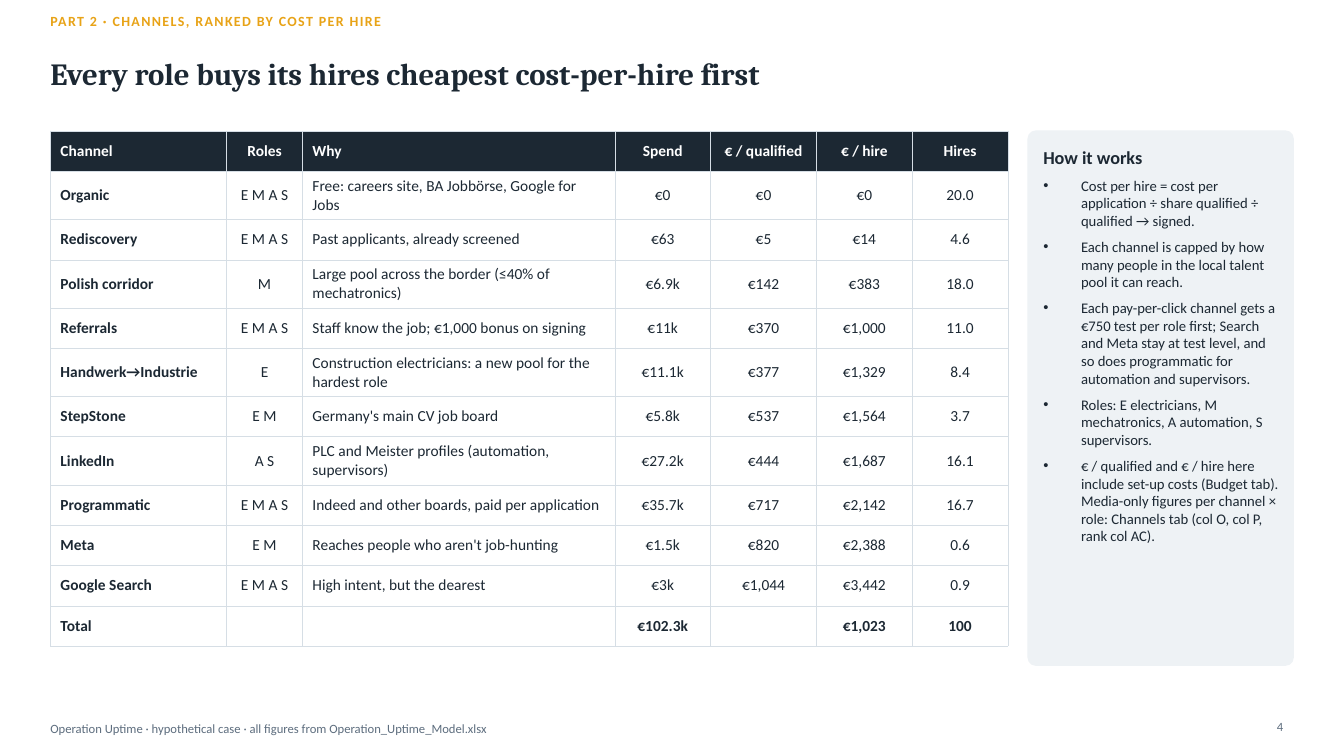
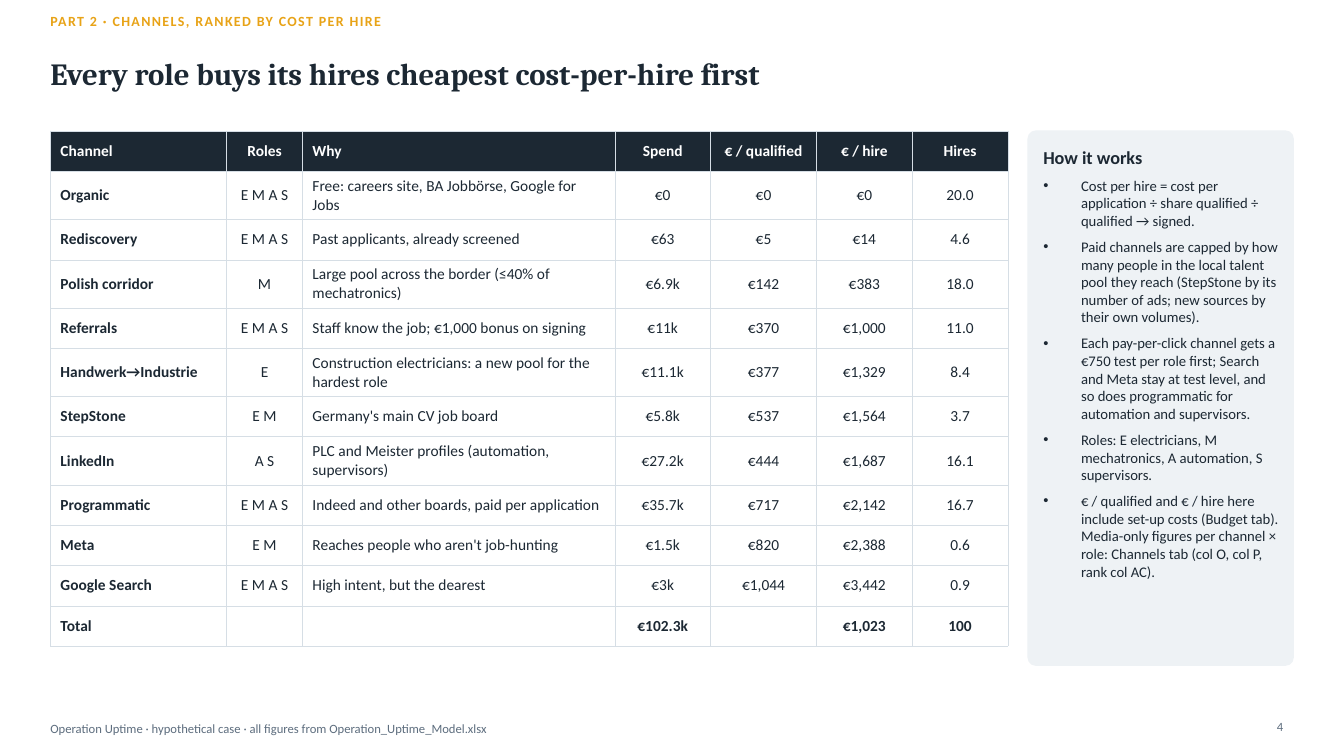
Before and after one commit to Anurag160596/haystack, a slide deck: slide 4 of operation_uptime/Operation_Uptime_Deck.pptx. Drawn at 1344x756 pixels with LibreOffice and Linux fonts; fonts in the diff are those of the drawing. Boxes give left, top, right and bottom in pixels: in the first picture for what was removed or moved away, otherwise in the second. Text is boxed around its words. In the diff, an @@ line names an element or a change of style, - is before the commit and + after.

```diff
--- a/operation_uptime/Operation_Uptime_Deck.pptx
+++ b/operation_uptime/Operation_Uptime_Deck.pptx
@@ text at [1081, 241, 1278, 324]: text changed @@
-• Each channel is capped by how many people in the local talent pool it can reach.
+• Paid channels are capped by how many people in the local talent pool they reach (StepStone by its number of ads; new sources by their own volumes).
```
Also in this commit, not shown: 1 other slide changed, 1 other file.
